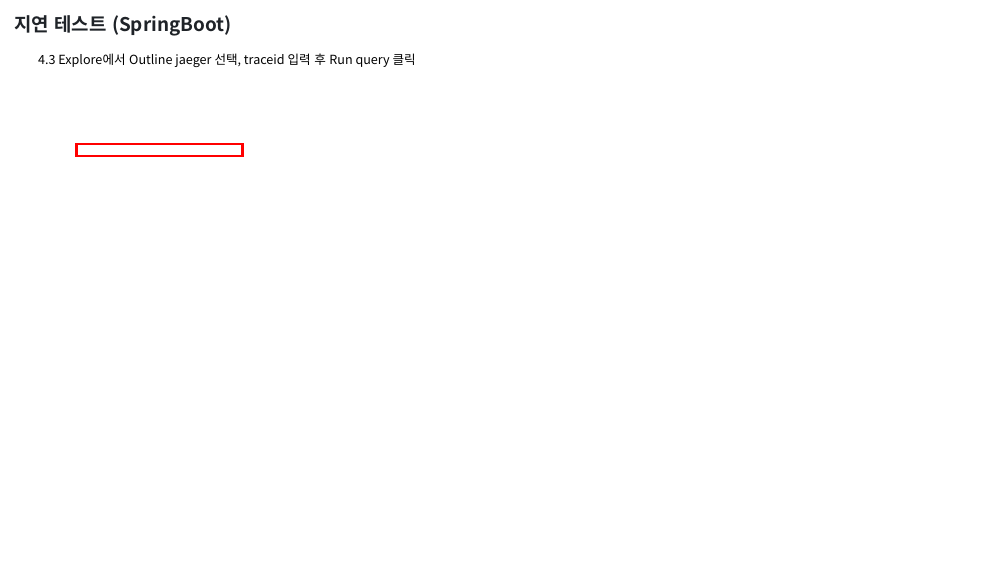
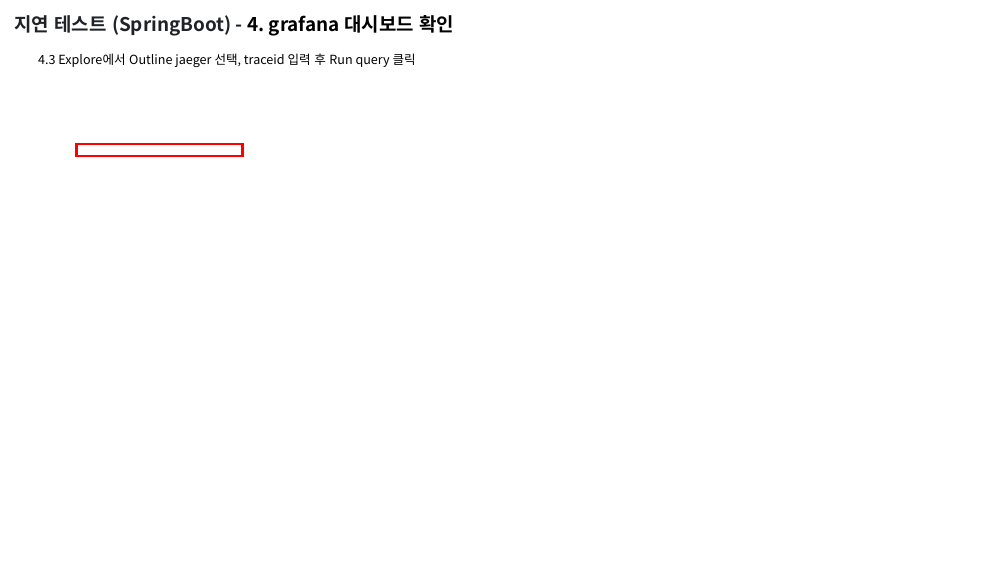
Before and after one commit to kkimsungchul/otel, a slide deck: slide 7 of otel-ppt/테스트 시나리오_v1.0.pptx. Drawn at 1008x567 pixels with LibreOffice and Linux fonts; fonts in the diff are those of the drawing; background and template pictures are left out. Boxes give left, top, right and bottom in pixels: in the first picture for what was removed or moved away, otherwise in the second. Text is boxed around its words. In the diff, an @@ line names an element or a change of style, - is before the commit and + after.

Commit message:
2024.07.05 - 테스트 시나리오 minor fix

```diff
--- a/otel-ppt/테스트 시나리오_v1.0.pptx
+++ b/otel-ppt/테스트 시나리오_v1.0.pptx
@@ text at [15,15,454,36]: text changed @@
-지연 테스트 (SpringBoot)
+지연 테스트 (SpringBoot) - 4. grafana 대시보드 확인
```
Also in this commit, not shown: 9 other slides changed.
